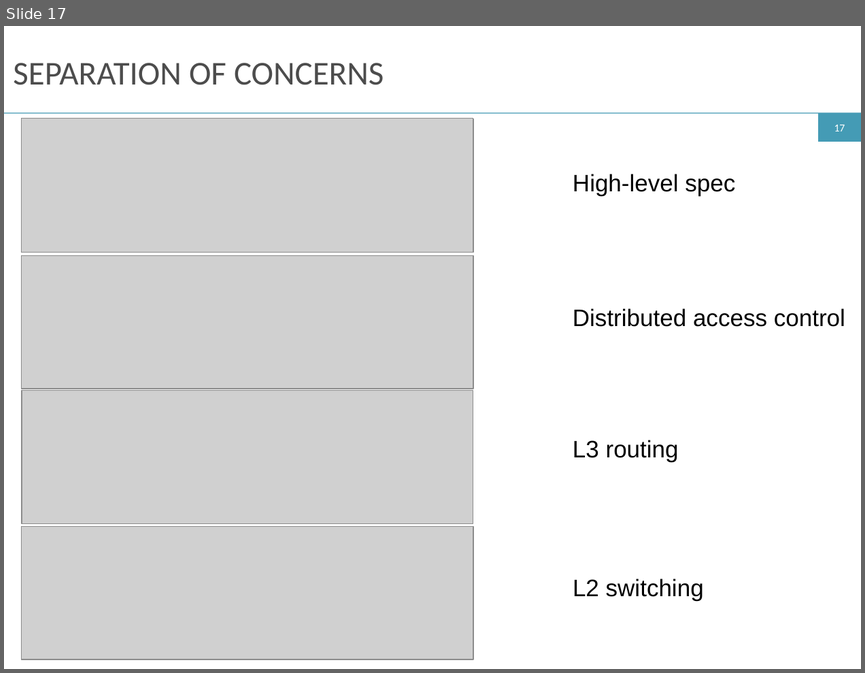
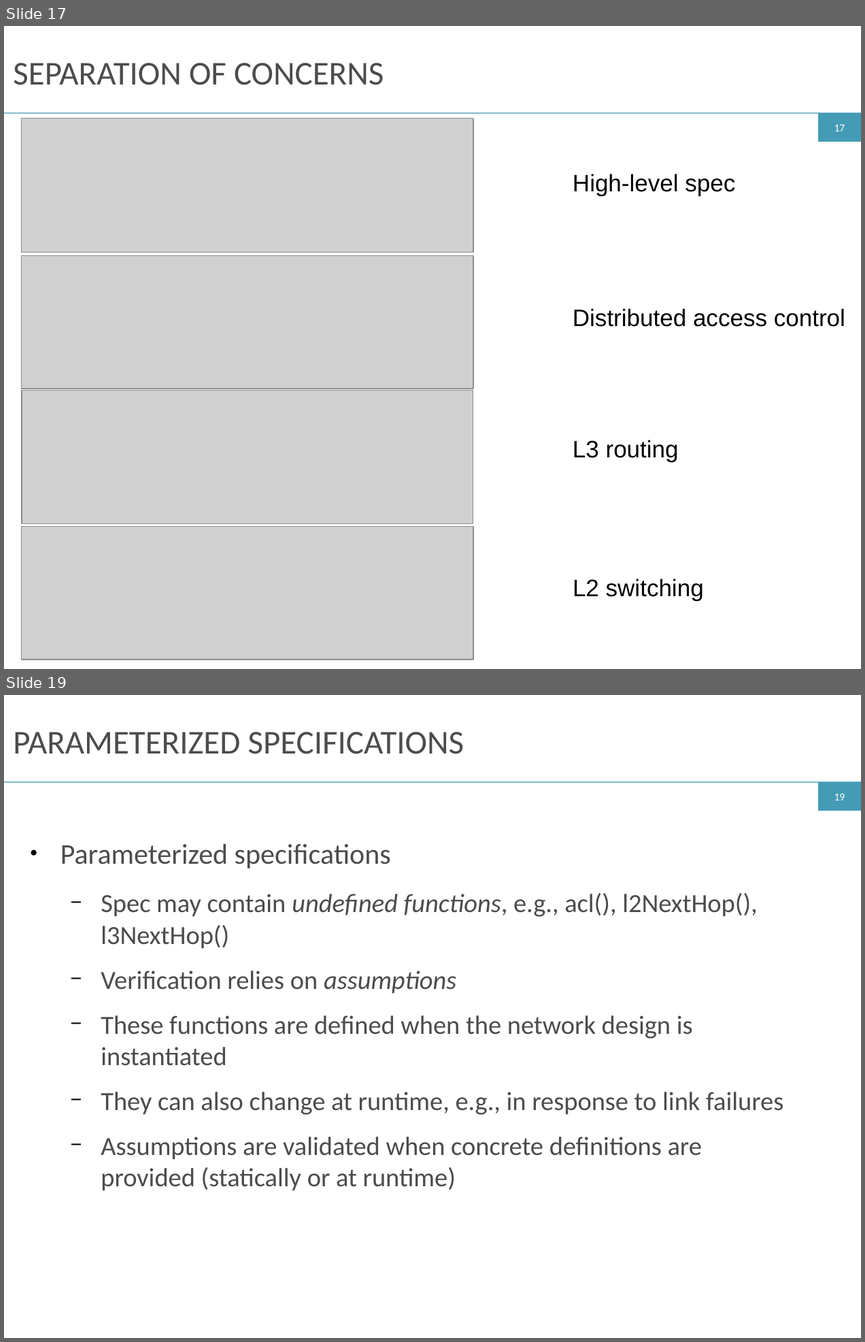
Before and after one commit to ryzhyk/cocoon, a slide deck: doc/netpl16/talk/cocoon.odp. Shown one above the other, each under a label of ours: slide 17 before the commit, slides 17 and 19 after it; the slides between them are not shown. The pictures are 865x673 and 865x1342 pixels, drawn with LibreOffice and Linux fonts; fonts in the diff are those of the drawing; grey boxes stand for pictures. Boxes give left, top, right and bottom in pixels: in the first picture for what was removed or moved away, otherwise in the second. Text is boxed around its words. In the diff, an @@ line names an element or a change of style, - is before the commit and + after.

```diff
--- a/doc/netpl16/talk/cocoon.odp
+++ b/doc/netpl16/talk/cocoon.odp
@@ slide 19 added at box(4, 695, 861, 1338), background #FFFFFF; not listed: 3 template elements that a slide beside it also shows @@
@@ title added at box(13, 732, 464, 754), 28 pt, text #4C4C4C @@
+PARAMETERIZED SPECIFICATIONS
@@ text added at box(60, 844, 783, 1190), 22 pt, text #4C4C4C @@
+● Parameterized specifications
+  − Spec may contain undefined functions, e.g., acl(), l2NextHop(), l3NextHop()
+  − Verification relies on assumptions
+  − These functions are defined when the network design is instantiated
+  − They can also change at runtime, e.g., in response to link failures
+  − Assumptions are validated when concrete definitions are provided (statically or at runtime)
```
Also in this commit, not shown: 11 slides changed, 1 other slide added, 2 other files.
